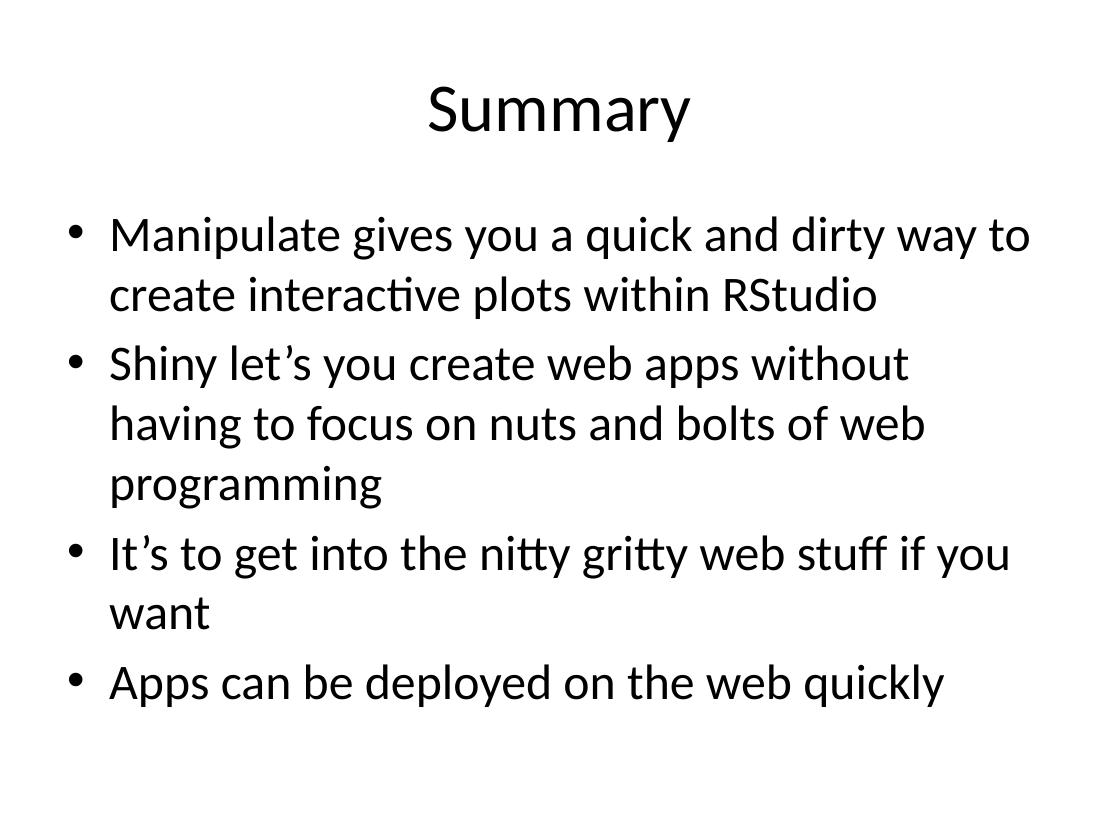
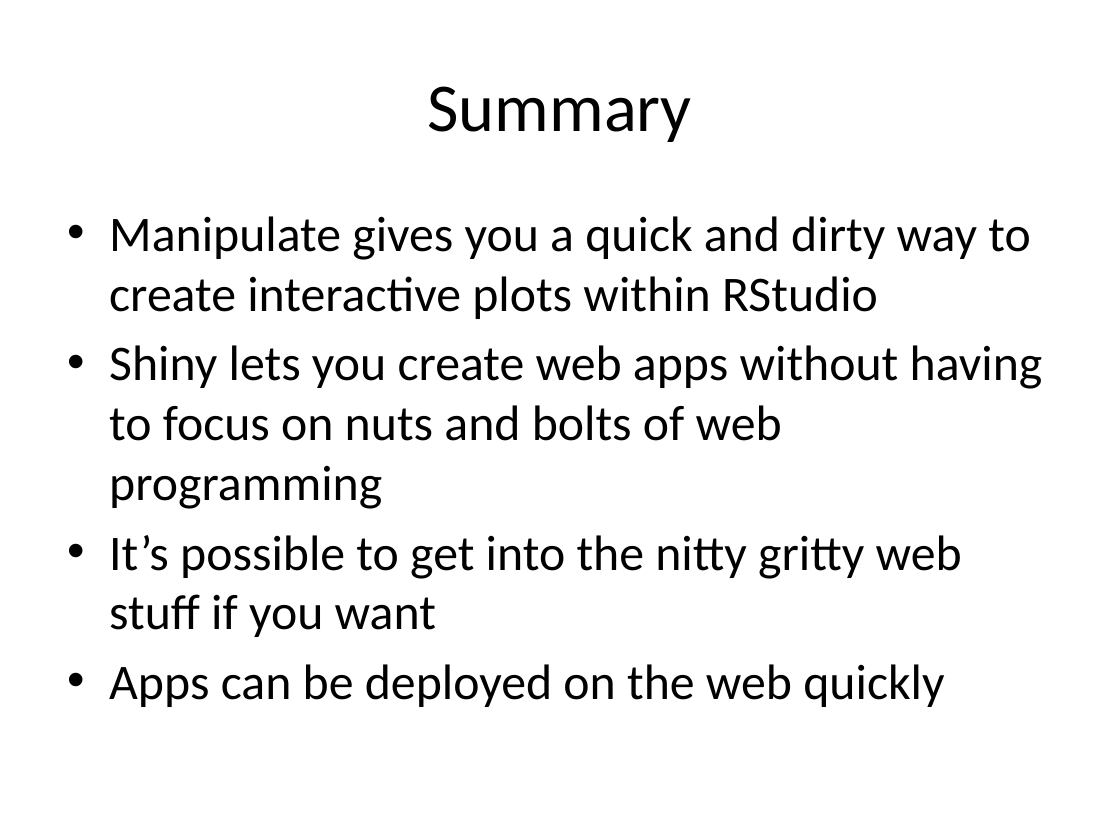
Before and after one commit to Max201510/Biostat776, a slide deck: slide 23 of notes/shiny.pptx (slide 28 before the commit). Drawn at 1120x840 pixels with LibreOffice and Linux fonts; fonts in the diff are those of the drawing. Boxes give left, top, right and bottom in pixels: in the first picture for what was removed or moved away, otherwise in the second. Text is boxed around its words. In the diff, an @@ line names an element or a change of style, - is before the commit and + after.

Commit message:
Shiny lecture

```diff
--- a/notes/shiny.pptx
+++ b/notes/shiny.pptx
@@ text at (x1=109, y1=345, x2=1043, y2=637): text changed @@
-• Shiny let’s you create web apps without having to focus on nuts and bolts of web programming
-• It’s to get into the nitty gritty web stuff if you want
+• Shiny lets you create web apps without having to focus on nuts and bolts of web programming
+• It’s possible to get into the nitty gritty web stuff if you want
```
Also in this commit, not shown: 1 other slide changed, 5 slides removed, 2 other files.
